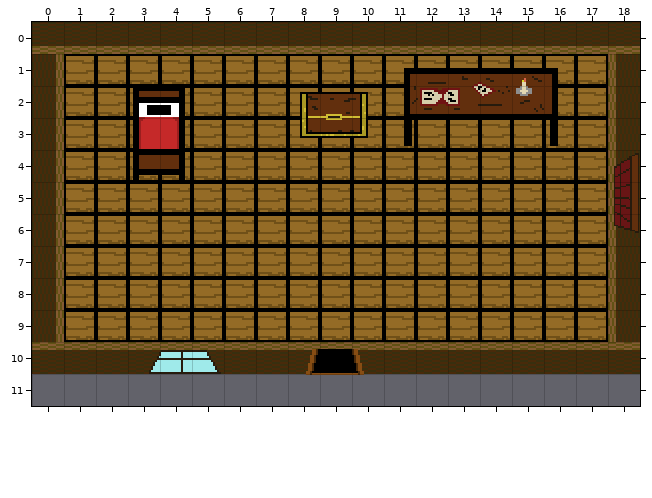
Tiled map, stored at src/resources/tileMaps/untitled.tmx. The first picture shows the starting point.
Cells are 16x16 px. Shown: x 0..18, y 0..11.
After the commit:
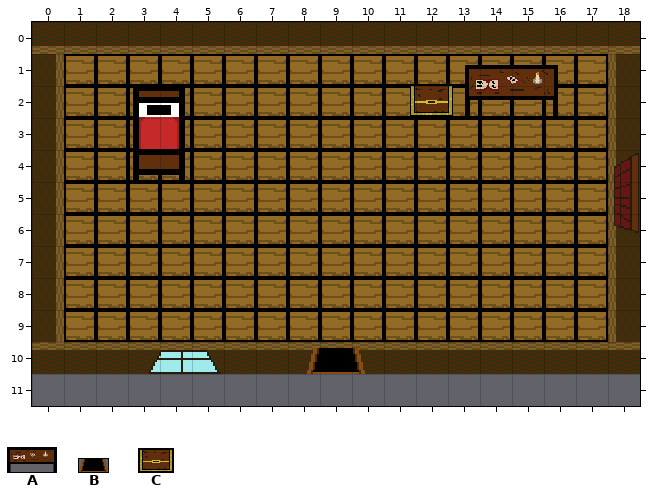
Key: from "props": A 0 "table", B 2 "exit_backwards", C 5 "chest".
Objects are placed by their top-left corner, in cells (3,4 is the top-left corner of cell 3,4); size is 1x1 cell unless given.
Edits made:
Layer "Object Layer 1":
Object B "exit_backwards" at 8.6,10.2 size 1.8x0.8 becomes B "Exit" at 8.6,10.2 size 1.8x0.8.
A new object: C "Chest" at 11.8,2 size 1.3x1.
A new object: A "Table" at 13.5,1.3 size 2.9x1.7.
Object C "chest" at 8.4,2.2 size 2.1x1.4 is removed.
Object A "table" at 11.6,1.4 size 4.8x2.4 is removed.
Changed places in both pictures, as pixel boxes (x1, y1, x2, y2):
changed: (404, 65, 558, 146)
removed: (300, 92, 368, 138)
changed: (306, 348, 365, 375)
